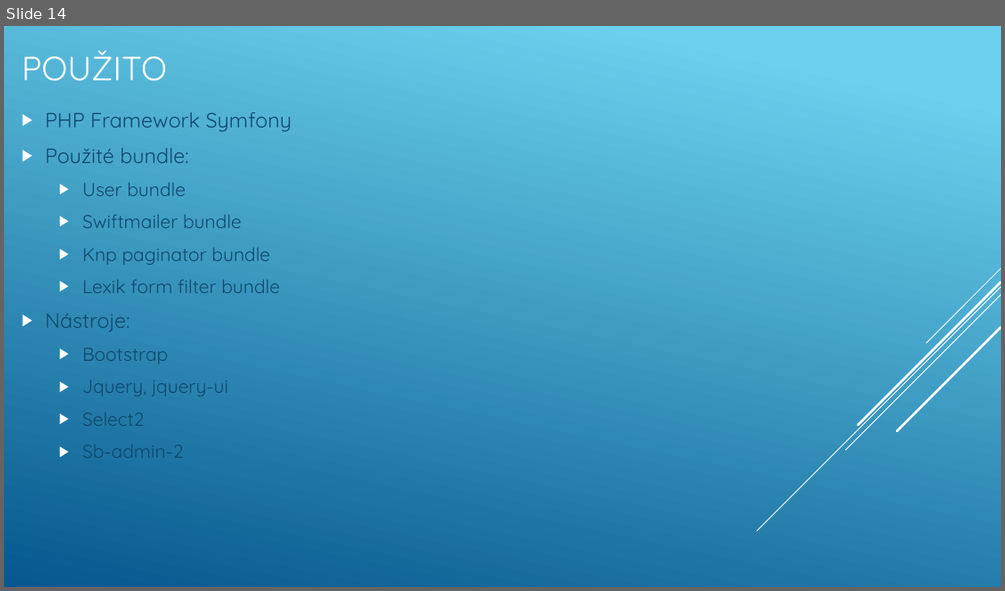
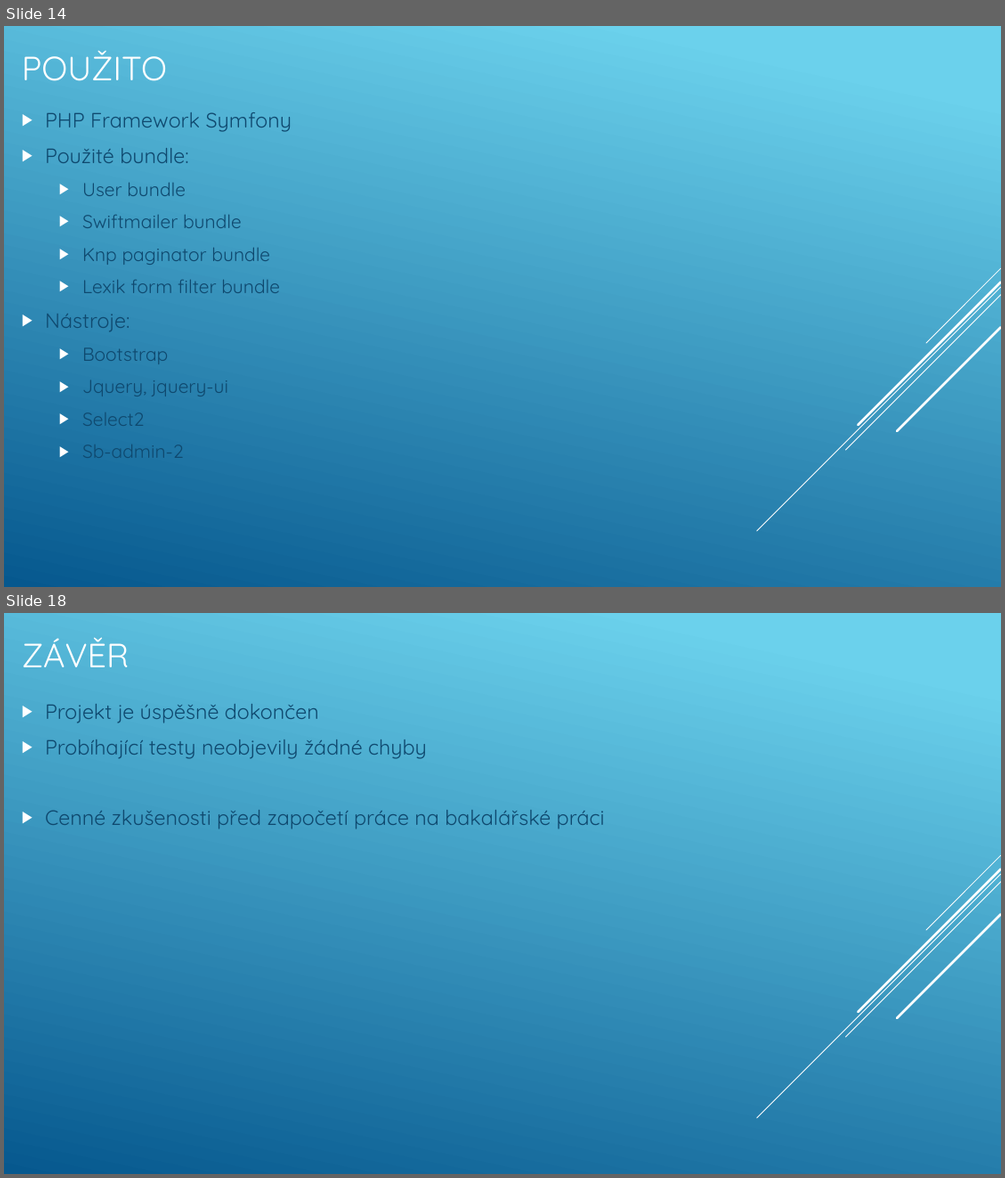
Before and after one commit to BulakM/RSP, a slide deck: Prezentace/Logos polytechnikos.pptx. Shown one above the other, each under a label of ours: slide 14 before the commit, slides 14 and 18 after it; the slides between them are not shown. The pictures are 1005x591 and 1005x1178 pixels, drawn with LibreOffice and Linux fonts; fonts in the diff are those of the drawing. Boxes give left, top, right and bottom in pixels: in the first picture for what was removed or moved away, otherwise in the second. Text is boxed around its words. In the diff, an @@ line names an element or a change of style, - is before the commit and + after.

```diff
--- a/Prezentace/Logos polytechnikos.pptx
+++ b/Prezentace/Logos polytechnikos.pptx
@@ slide 18 added at bbox=[4, 613, 1001, 1174], background gradient #6ED2EB to #06588E; not listed: 5 template elements that a slide beside it also shows @@
@@ title added at bbox=[22, 637, 129, 667], 32.4 pt, text #FFFFFF @@
+ZÁVĚR
@@ text added at bbox=[45, 704, 605, 829], 20 pt, text #0F496F @@
+▶ Projekt je úspěšně dokončen
+▶ Probíhající testy neobjevily žádné chyby
+▶ Cenné zkušenosti před započetí práce na bakalářské práci
```
Also in this commit, not shown: 3 other slides added, 1 slide removed.
